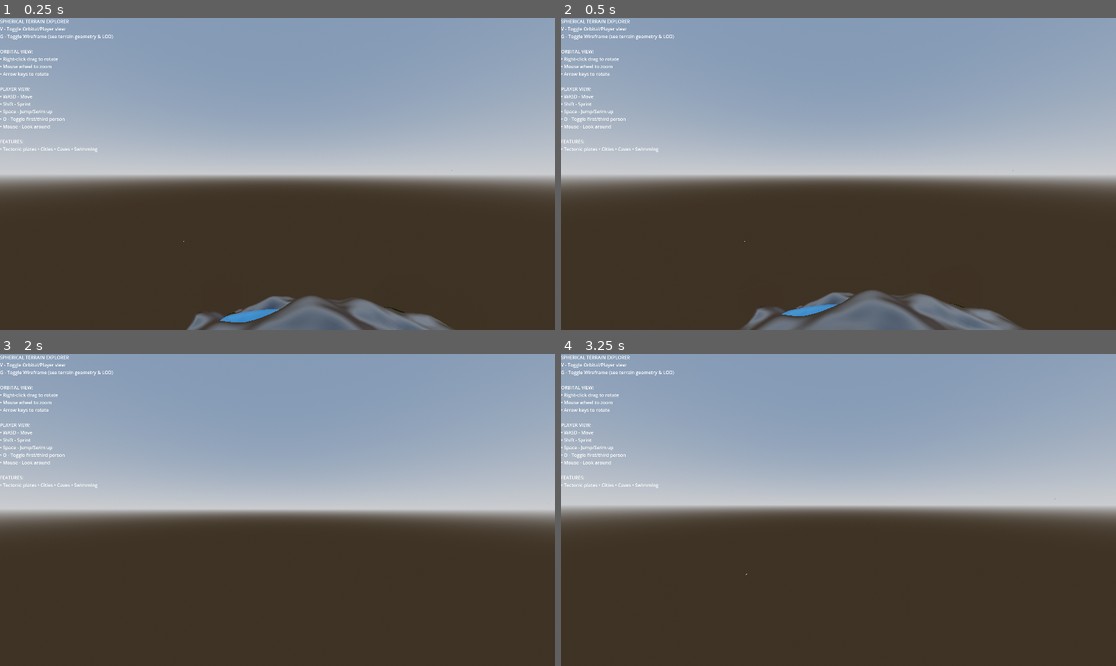
Above: before the commit, frames 1-4 (two rows, left to right).
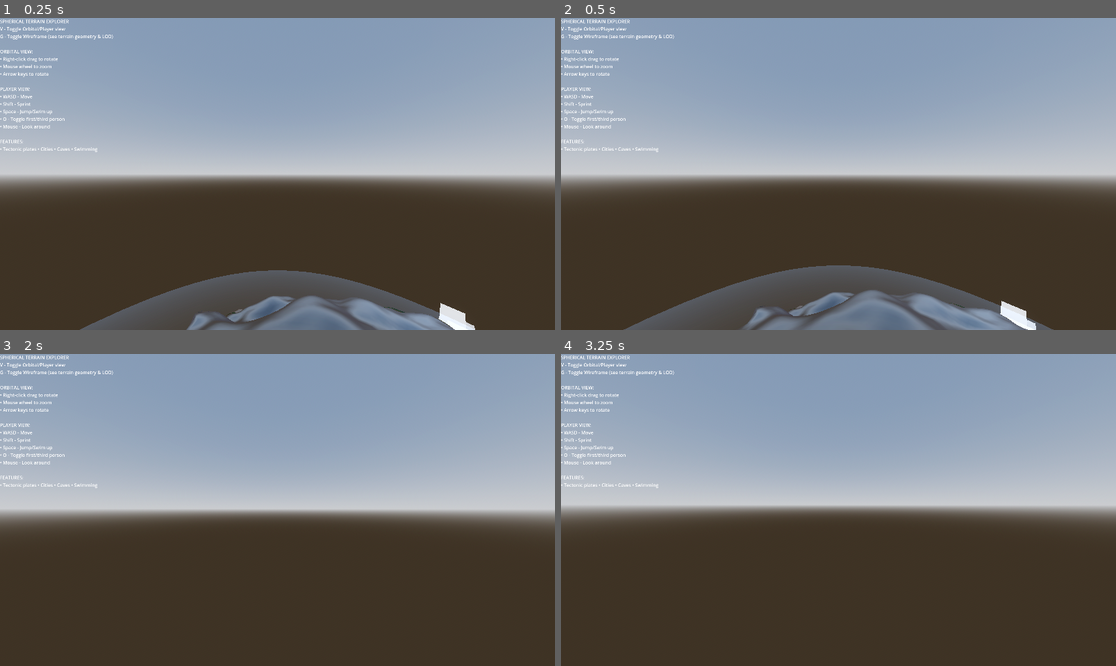
Above: after the commit, the same moments.

Repository: lmf-git/terrain4
Game: Godot game, scene res://scenes/main.tscn
Same seed, same stepped clock (60 frames per second), same inputs: the game is played once before the commit and once after it.
Inputs (mouse positions are in pixels of both pictures, inside the frame that each line leads up to):
- Up to frame 1 (0.25 s): no input
- Up to frame 2 (0.5 s): no input
- Up to frame 3 (2 s): tap Enter (ui_accept) at 0.5, 0.77, 1.52 s; move the mouse to (305, 510) at 0.52 s; hold Up (ui_up) from 0.53 s (still down); tap R at 0.6 s; move the mouse to (249, 510) at 1.27 s; tap Shift at 1.35 s
- Up to frame 4 (3.25 s): keep holding Up (ui_up); tap Enter (ui_accept) at 2, 2.75, 3.02 s; move the mouse to (849, 503) at 2.02 s; tap O at 2.1 s; move the mouse to (832, 516) at 2.77 s; tap P at 2.85 s

The runs differ from the first frame. In frame 1, 7.1% of the frame differs, in the area x 14-86%, y 48-100%; in frame 2, 7.8%, in the area x 11-89%, y 48-100%; in frame 3, less than 0.1%; in frame 4, less than 0.1%.

Commit message:
Add airports, roads, improved cities, and dual-layer atmosphere
City Generation Overhaul:
- Increased buildings per city from 5-15 to 10-25
- Added 3 building types with varied sizes:
  * Small commercial: 4-8m width, 10-20m height
  * Medium office: 8-15m width, 20-50m height
  * Tall skyscraper: 10-20m width, 50-100m height
- Updated create_building() signature with pre-calculated tangent vectors

Airport System:
- 50% of cities now have airports
- Runway: 40m x 10m dark gray flat surface
- Terminal building: 15m x 5m light blue-gray structure
- Positioned at city edge (70% of flatten radius)
- Full collision support for runways and terminals

Road Network:
- City roads: 4x4 grid pattern within each city
  * Roads are 3m wide, dark gray (0.15, 0.15, 0.15)
  * Positioned 0.1m above terrain
- Intercity roads: Connect nearby cities (< 50% planet radius apart)
  * Roads are 4m wide, slightly darker (0.12, 0.12, 0.12)
  * Dynamically sized to match city-to-city distance
  * Oriented using look_at() for proper alignment

Atmosphere Improvements:
- Dual-layer atmosphere system for all viewing angles:
  * Inner layer (cull_front): Visible from surface/inside
  * Outer layer (cull_back): Visible from orbital view above
- New atmosphere_outer.gdshader:
  * Strong rim lighting (pow 1.5) for edge glow
  * Enhanced glow factor 1.5x when camera outside
  * Capped at 0.4 alpha for balanced effect
  * Slightly larger radius (1.02x) than inner layer
- Result: Beautiful atmospheric glow from ALL angles
  * Looks great from surface (inner layer)
  * Looks great from orbit (outer layer glows)

Technical Details:
- City tangent space now pre-calculated once per city
- All meshes have proper collision
- Roads use BoxMesh primitives for performance
- Outer atmosphere at sorting_offset -11 (behind inner -10)

Diff:
--- a/scripts/atmosphere.gd
+++ b/scripts/atmosphere.gd
@@ -13,27 +13,48 @@
 	create_atmosphere()
 
 func create_atmosphere() -> void:
-	# Create sphere mesh for atmosphere
-	var sphere = SphereMesh.new()
-	sphere.radius = atmosphere_radius
-	sphere.height = atmosphere_radius * 2.0
-	sphere.radial_segments = 64
-	sphere.rings = 32
+	# Create inner atmosphere layer (for viewing from inside/on surface)
+	var inner_sphere = SphereMesh.new()
+	inner_sphere.radius = atmosphere_radius
+	inner_sphere.height = atmosphere_radius * 2.0
+	inner_sphere.radial_segments = 64
+	inner_sphere.rings = 32
 
-	mesh = sphere
+	mesh = inner_sphere
 
-	# Create atmosphere shader material
-	var shader_material = ShaderMaterial.new()
-	var shader = load("res://shaders/atmosphere.gdshader")
-	shader_material.shader = shader
+	# Inner atmosphere shader (cull_front - visible from inside)
+	var inner_shader = load("res://shaders/atmosphere.gdshader")
+	var inner_material = ShaderMaterial.new()
+	inner_material.shader = inner_shader
+	inner_material.set_shader_parameter("planet_radius", planet_radius)
+	inner_material.set_shader_parameter("atmosphere_radius", atmosphere_radius)
+	inner_material.set_shader_parameter("atmosphere_color", atmosphere_color)
+	inner_material.set_shader_parameter("density", atmosphere_density)
 
-	shader_material.set_shader_parameter("planet_radius", planet_radius)
-	shader_material.set_shader_parameter("atmosphere_radius", atmosphere_radius)
-	shader_material.set_shader_parameter("atmosphere_color", atmosphere_color)
-	shader_material.set_shader_parameter("density", atmosphere_density)
-
-	material_override = shader_material
-
-	# Disable shadows and set rendering priority
+	material_override = inner_material
 	cast_shadow = GeometryInstance3D.SHADOW_CASTING_SETTING_OFF
 	sorting_offset = -10.0
+
+	# Create outer atmosphere layer (for viewing from above/orbital)
+	var outer_atmo = MeshInstance3D.new()
+	var outer_sphere = SphereMesh.new()
+	outer_sphere.radius = atmosphere_radius * 1.02  # Slightly larger
+	outer_sphere.height = atmosphere_radius * 2.04
+	outer_sphere.radial_segments = 64
+	outer_sphere.rings = 32
+	outer_atmo.mesh = outer_sphere
+
+	# Outer atmosphere shader (cull_back - visible from outside)
+	var outer_shader = load("res://shaders/atmosphere_outer.gdshader")
+	var outer_material = ShaderMaterial.new()
+	outer_material.shader = outer_shader
+	outer_material.set_shader_parameter("planet_radius", planet_radius)
+	outer_material.set_shader_parameter("atmosphere_radius", atmosphere_radius)
+	outer_material.set_shader_parameter("atmosphere_color", atmosphere_color)
+	outer_material.set_shader_parameter("density", atmosphere_density * 0.8)
+
+	outer_atmo.material_override = outer_material
+	outer_atmo.cast_shadow = GeometryInstance3D.SHADOW_CASTING_SETTING_OFF
+	outer_atmo.sorting_offset = -11.0
+
+	add_child(outer_atmo)
--- a/scripts/planet_terrain.gd
+++ b/scripts/planet_terrain.gd
@@ -440,7 +440,7 @@
 	var rng = RandomNumberGenerator.new()
 	rng.seed = plate_seed + 6000
 
-	# Generate cities with buildings
+	# Generate cities with buildings, airports, and roads
 	if enable_cities:
 		for i in range(city_locations.size()):
 			var city_center = city_locations[i]
@@ -452,10 +452,31 @@
 			add_child(city_node)
 			city_node.global_position = city_pos
 
-			# Generate 5-15 buildings per city
-			var num_buildings = rng.randi_range(5, 15)
+			# Calculate tangent space for city
+			var up = city_center
+			var right = Vector3.UP.cross(up)
+			if right.length_squared() < 0.01:
+				right = Vector3.RIGHT.cross(up)
+			right = right.normalized()
+			var forward = up.cross(right).normalized()
+
+			# Decide if this city has an airport (50% chance)
+			var has_airport = rng.randf() > 0.5
+
+			if has_airport:
+				# Create airport with runway at edge of city
+				create_airport(city_node, city_center, city_pos, city_height, right, forward, up, rng)
+
+			# Generate roads (grid pattern)
+			create_roads(city_node, city_center, city_pos, city_height, right, forward, up, rng)
+
+			# Generate 10-25 buildings per city
+			var num_buildings = rng.randi_range(10, 25)
 			for j in range(num_buildings):
-				create_building(city_node, city_center, city_pos, city_height, rng)
+				create_building(city_node, city_center, city_pos, city_height, right, forward, up, rng)
+
+		# Create roads between cities
+		create_intercity_roads(rng)
 
 	# Generate cave entrance markers
 	if enable_caves:
@@ -495,27 +516,33 @@
 			# Set the transform
 			cave_mesh.global_transform.basis = Basis(right, up, -forward)
 
-func create_building(city_node: Node3D, city_normal: Vector3, city_center: Vector3, city_height: float, rng: RandomNumberGenerator) -> void:
-	# Random building size
-	var width = rng.randf_range(4.0, 12.0)
-	var depth = rng.randf_range(4.0, 12.0)
-	var height = rng.randf_range(10.0, 40.0)
+func create_building(city_node: Node3D, city_normal: Vector3, city_center: Vector3, city_height: float, right: Vector3, forward: Vector3, up: Vector3, rng: RandomNumberGenerator) -> void:
+	# Random building size - more variety
+	var building_type = rng.randi_range(0, 2)
+	var width: float
+	var depth: float
+	var height: float
+
+	if building_type == 0:  # Small commercial
+		width = rng.randf_range(4.0, 8.0)
+		depth = rng.randf_range(4.0, 8.0)
+		height = rng.randf_range(10.0, 20.0)
+	elif building_type == 1:  # Medium office
+		width = rng.randf_range(8.0, 15.0)
+		depth = rng.randf_range(8.0, 15.0)
+		height = rng.randf_range(20.0, 50.0)
+	else:  # Tall skyscraper
+		width = rng.randf_range(10.0, 20.0)
+		depth = rng.randf_range(10.0, 20.0)
+		height = rng.randf_range(50.0, 100.0)
 
 	# Random offset from city center (within city platform)
-	var offset_distance = rng.randf_range(0.0, city_flatten_radius * 0.7)
+	var offset_distance = rng.randf_range(0.0, city_flatten_radius * 0.6)
 	var offset_angle = rng.randf_range(0, TAU)
-
-	# Calculate tangent space for city
-	var up = city_normal
-	var right = Vector3.UP.cross(up)
-	if right.length_squared() < 0.01:
-		right = Vector3.RIGHT.cross(up)
-	right = right.normalized()
-	var forward = up.cross(right).normalized()
 
 	# Position building with offset
 	var offset = (right * cos(offset_angle) + forward * sin(offset_angle)) * offset_distance
-	var building_pos = city_center * (planet_radius + city_height + height / 2.0) + offset
+	var building_pos = city_normal * (planet_radius + city_height + height / 2.0) + offset
 
 	# Create building mesh
 	var building = MeshInstance3D.new()
@@ -546,3 +573,130 @@
 
 	# Add collision to building
 	building.create_trimesh_collision()
+
+func create_airport(city_node: Node3D, city_normal: Vector3, city_pos: Vector3, city_height: float, right: Vector3, forward: Vector3, up: Vector3, rng: RandomNumberGenerator) -> void:
+	# Airport positioned at edge of city
+	var airport_distance = city_flatten_radius * 0.7
+	var airport_angle = rng.randf_range(0, TAU)
+	var airport_offset = (right * cos(airport_angle) + forward * sin(airport_angle)) * airport_distance
+	var airport_pos = city_normal * (planet_radius + city_height + 0.5) + airport_offset
+
+	# Create runway (long flat rectangle)
+	var runway = MeshInstance3D.new()
+	var runway_mesh = BoxMesh.new()
+	runway_mesh.size = Vector3(40.0, 0.5, 10.0)  # Long runway
+	runway.mesh = runway_mesh
+
+	# Runway material (dark gray with white stripes would be ideal)
+	var runway_mat = StandardMaterial3D.new()
+	runway_mat.albedo_color = Color(0.2, 0.2, 0.2)  # Dark gray
+	runway_mat.metallic = 0.0
+	runway_mat.roughness = 0.8
+	runway.material_override = runway_mat
+
+	city_node.add_child(runway)
+	runway.global_position = airport_pos
+
+	# Orient runway
+	var runway_transform = runway.global_transform
+	runway_transform.basis.y = city_normal
+	runway_transform.basis.x = right
+	runway_transform.basis.z = forward
+	runway.global_transform = runway_transform
+	runway.create_trimesh_collision()
+
+	# Add small terminal building next to runway
+	var terminal = MeshInstance3D.new()
+	var terminal_mesh = BoxMesh.new()
+	terminal_mesh.size = Vector3(15.0, 5.0, 8.0)
+	terminal.mesh = terminal_mesh
+
+	var terminal_mat = StandardMaterial3D.new()
+	terminal_mat.albedo_color = Color(0.8, 0.8, 0.9)  # Light blue-gray
+	terminal_mat.metallic = 0.1
+	terminal_mat.roughness = 0.6
+	terminal.material_override = terminal_mat
+
+	var terminal_pos = airport_pos + right * 15.0
+	city_node.add_child(terminal)
+	terminal.global_position = terminal_pos
+	terminal.global_transform.basis = runway_transform.basis
+	terminal.create_trimesh_collision()
+
+func create_roads(city_node: Node3D, city_normal: Vector3, city_pos: Vector3, city_height: float, right: Vector3, forward: Vector3, up: Vector3, rng: RandomNumberGenerator) -> void:
+	# Create simple grid of roads
+	var road_mat = StandardMaterial3D.new()
+	road_mat.albedo_color = Color(0.15, 0.15, 0.15)  # Dark gray
+	road_mat.metallic = 0.0
+	road_mat.roughness = 0.9
+
+	var num_roads = 4
+	for i in range(num_roads):
+		# Road along right axis
+		var road1 = MeshInstance3D.new()
+		var road1_mesh = BoxMesh.new()
+		road1_mesh.size = Vector3(city_flatten_radius * 1.2, 0.2, 3.0)
+		road1.mesh = road1_mesh
+		road1.material_override = road_mat
+
+		var offset1 = forward * (i - num_roads / 2.0) * 6.0
+		var road1_pos = city_normal * (planet_radius + city_height + 0.1) + offset1
+		city_node.add_child(road1)
+		road1.global_position = road1_pos
+
+		var road1_transform = road1.global_transform
+		road1_transform.basis.y = city_normal
+		road1_transform.basis.x = right
+		road1_transform.basis.z = forward
+		road1.global_transform = road1_transform
+
+		# Road along forward axis
+		var road2 = MeshInstance3D.new()
+		var road2_mesh = BoxMesh.new()
+		road2_mesh.size = Vector3(3.0, 0.2, city_flatten_radius * 1.2)
+		road2.mesh = road2_mesh
+		road2.material_override = road_mat
+
+		var offset2 = right * (i - num_roads / 2.0) * 6.0
+		var road2_pos = city_normal * (planet_radius + city_height + 0.1) + offset2
+		city_node.add_child(road2)
+		road2.global_position = road2_pos
+		road2.global_transform = road1_transform
+
+func create_intercity_roads(rng: RandomNumberGenerator) -> void:
+	# Create roads connecting nearby cities
+	for i in range(city_locations.size()):
+		for j in range(i + 1, city_locations.size()):
+			var city1_normal = city_locations[i]
+			var city2_normal = city_locations[j]
+
+			# Calculate distance between cities on sphere
+			var arc_distance = acos(clamp(city1_normal.dot(city2_normal), -1.0, 1.0))
+			var linear_distance = arc_distance * planet_radius
+
+			# Only connect nearby cities (within reasonable distance)
+			if linear_distance < planet_radius * 0.5:
+				# Create a simple road segment between cities
+				var city1_height = city_heights[i]
+				var city2_height = city_heights[j]
+				var avg_height = (city1_height + city2_height) / 2.0
+
+				var city1_pos = city1_normal * (planet_radius + city1_height)
+				var city2_pos = city2_normal * (planet_radius + city2_height)
+				var midpoint = (city1_pos + city2_pos) / 2.0
+				var road_length = city1_pos.distance_to(city2_pos)
+
+				var road = MeshInstance3D.new()
+				var road_mesh = BoxMesh.new()
+				road_mesh.size = Vector3(road_length, 0.3, 4.0)
+				road.mesh = road_mesh
+
+				var road_mat = StandardMaterial3D.new()
+				road_mat.albedo_color = Color(0.12, 0.12, 0.12)
+				road_mat.metallic = 0.0
+				road_mat.roughness = 0.9
+				road.material_override = road_mat
+
+				add_child(road)
+				road.global_position = midpoint
+				road.look_at(city2_pos, Vector3.UP)
--- /dev/null
+++ b/shaders/atmosphere_outer.gdshader
@@ -0,0 +1,45 @@
+shader_type spatial;
+render_mode blend_add, depth_draw_always, cull_back, unshaded;
+
+uniform float planet_radius = 100.0;
+uniform float atmosphere_radius = 110.0;
+uniform vec4 atmosphere_color : source_color = vec4(0.4, 0.65, 1.0, 1.0);
+uniform float density = 0.12;
+
+void vertex() {
+	// No vertex modifications needed
+}
+
+void fragment() {
+	// Get view direction and camera position
+	vec3 view_dir = normalize(VIEW);
+	vec3 world_pos = (MODEL_MATRIX * vec4(VERTEX, 1.0)).xyz;
+	vec3 camera_pos = (INV_VIEW_MATRIX * vec4(0.0, 0.0, 0.0, 1.0)).xyz;
+
+	float dist_from_center = length(world_pos);
+	float camera_dist_from_center = length(camera_pos);
+
+	// Strong rim lighting effect for outer glow
+	float rim = 1.0 - abs(dot(NORMAL, view_dir));
+	rim = pow(rim, 1.5);  // Strong edge glow
+	rim = smoothstep(0.0, 1.0, rim);
+
+	// Density falloff from planet surface
+	float density_factor = (dist_from_center - planet_radius) / (atmosphere_radius - planet_radius);
+	density_factor = 1.0 - density_factor;
+	density_factor = smoothstep(0.0, 1.0, density_factor);
+
+	// Enhanced glow when viewing from outside
+	float glow_factor = 1.0;
+	if (camera_dist_from_center > atmosphere_radius) {
+		// Camera is outside - enhance the limb glow
+		glow_factor = 1.5;
+	}
+
+	// Combine effects for strong outer atmosphere glow
+	float atmosphere_strength = rim * density_factor * glow_factor * density;
+	atmosphere_strength = clamp(atmosphere_strength, 0.0, 0.4);
+
+	ALBEDO = atmosphere_color.rgb;
+	ALPHA = atmosphere_strength;
+}
